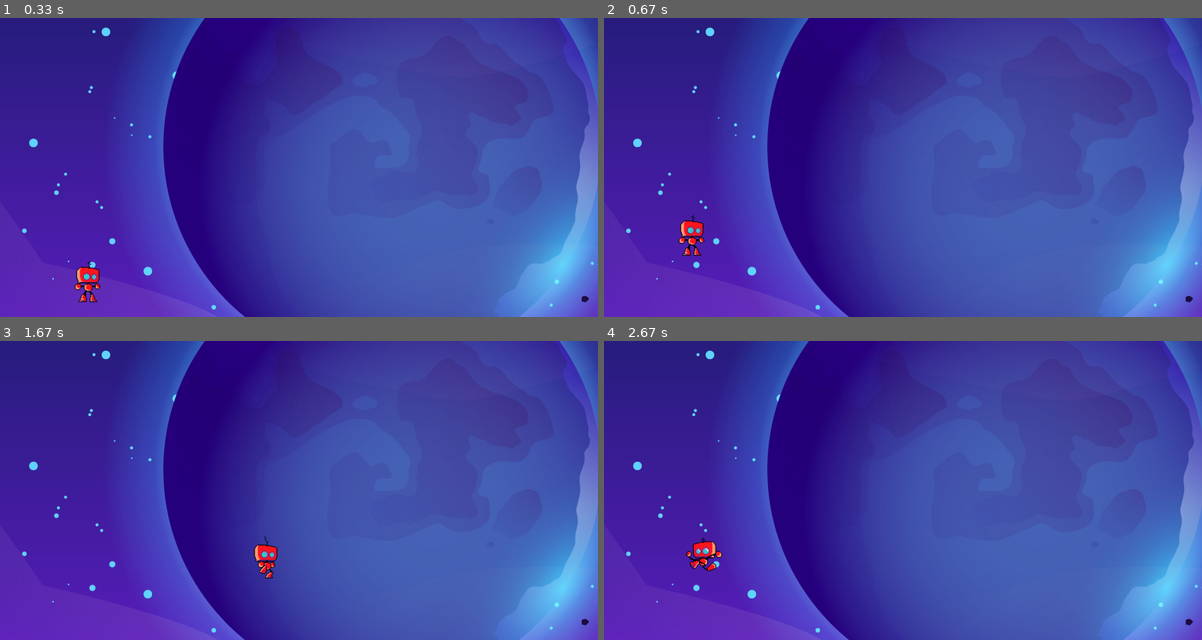
Above: before the commit, frames 1-4 (two rows, left to right).
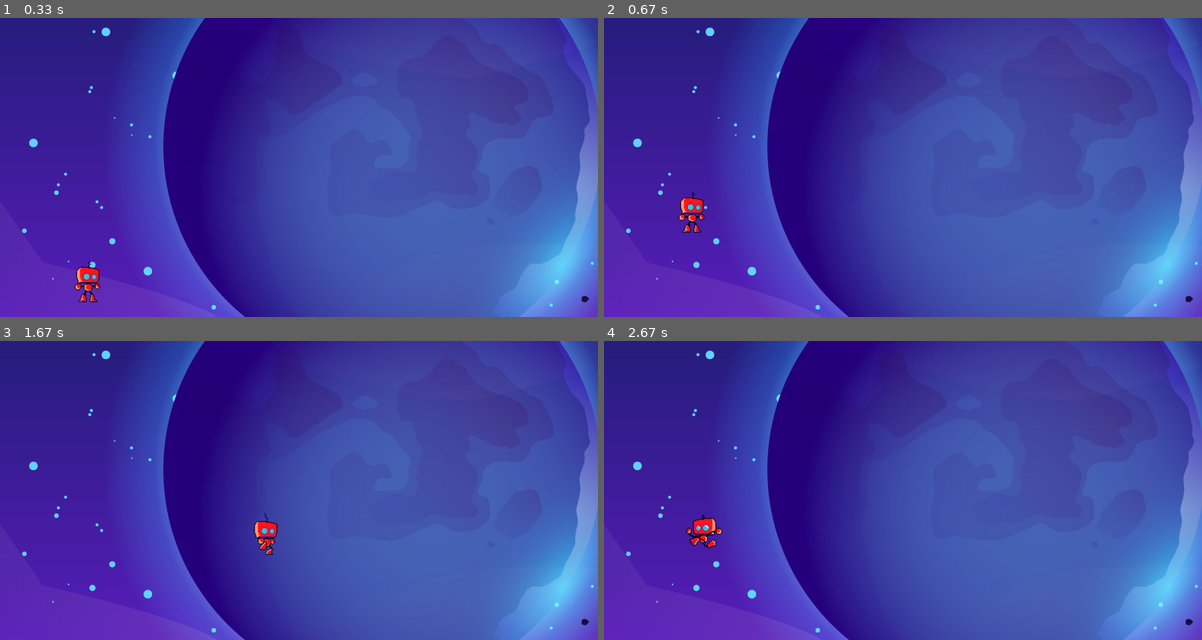
Above: after the commit, the same moments.

Repository: Gato62/MyGameOnPyGame
Game: pygame game, started from main.py
Two runs of this game, one before a commit and one after it. Both use one fixed random seed, a clock stepped at 60 frames per second and the inputs below.
Inputs:
- Up to frame 1 (0.33 s): no input
- Up to frame 2 (0.67 s): tap Space at 0.33 s
- Up to frame 3 (1.67 s): hold D 0.67-1.13 s; tap Space at 0.73, 1.03, 1.23, 1.53 s; hold D 1.17-1.63 s
- Up to frame 4 (2.67 s): hold A 1.67-2.2 s; tap Space at 1.73, 2.03, 2.3 s; hold A 2.23-2.63 s

Frame 1 is identical in both runs. In frame 2, 0.6% of the frame differs, in the area x 12-17%, y 58-80%; in frame 3, 0.6%; in frame 4, 0.7%, in the area x 13-20%, y 58-78%.

Commit message:
28.04.2023 add method jump in class Player

Diff:
--- a/main.py
+++ b/main.py
@@ -1,19 +1,20 @@
 import pygame
 import constants as const
-import player
+from player import Player
 import update
-from constants import WIDTH
+from constants import WIDTH, HEIGHT
 from player import walk_right, walk_left, idle_player
 
 
 clock = pygame.time.Clock()
 bg = pygame.image.load('backgrounds/background_moon.jpg')
+pl = Player()
 
 
 def main():
     walk_count = 0
     pygame.init()
-    screen = pygame.display.set_mode([const.WIDTH, const.HEIGHT])
+    screen = pygame.display.set_mode([WIDTH, HEIGHT])
     pygame.display.set_caption('MyFirstGame')
 
 # Main Cycle---------------------------------------------------|
@@ -21,35 +22,26 @@
         keys = pygame.key.get_pressed()
 
 # Walk---------------------------------------------------------|
-        if keys[pygame.K_a] and player.player_x > 20:
-            player.player_x -= const.SPEED_PLAYER
-        elif keys[pygame.K_d] and player.player_x < WIDTH - 100:
-            player.player_x += const.SPEED_PLAYER
+        if keys[pygame.K_a] and pl.player_x > 20:
+            pl.player_x -= const.SPEED_PLAYER
+        elif keys[pygame.K_d] and pl.player_x < WIDTH - 100:
+            pl.player_x += const.SPEED_PLAYER
         walk_count += 1
         if walk_count == len(walk_right):
             walk_count = 0
 
 # Jump---------------------------------------------------------|
-        if not player.is_Jump:
+        if not pl.is_Jump:
             if keys[pygame.K_SPACE]:
-                player.is_Jump = True
+                pl.is_Jump = True
         else:
-            if player.jump_count >= -10:
-                if player.jump_count > 0:
-                    player.player_y += player.jump_count ** 2 / 3
-                else:
-                    player.player_y -= player.jump_count ** 2 / 3
-                player.jump_count -= 1
-
-            else:
-                player.is_Jump = False
-                player.jump_count = 10
+            pl.jump()
 
 # Update-------------------------------------------------------|
         update.events()
         update.update(screen, clock, bg, walk_right, walk_left,
-                      idle_player, walk_count, player.player_x,
-                      player.player_y, keys)
+                      idle_player, walk_count, pl.player_x,
+                      pl.player_y, keys)
 
 
 if __name__ == '__main__':
--- a/player.py
+++ b/player.py
@@ -50,15 +50,25 @@
     pygame.image.load('sprites/idle_player/idle_1.png')
 ]
 
-# Start position----------------------------------------------|
-player_x = 200
-player_y = 150
-is_Jump = False
-jump_count = 10
-
 
 class Player:
+    is_Jump = False
+    jump_count = 10
+
+# Start position----------------------------------------------|
+    player_x = 200
+    player_y = 150
+
     def jump(self):
-        pass
+        if self.jump_count >= -10:
+            if self.jump_count > 0:
+                self.player_y += self.jump_count ** 2 / 2
+            else:
+                self.player_y -= self.jump_count ** 2 / 2
+            self.jump_count -= 1
+
+        else:
+            self.is_Jump = False
+            self.jump_count = 10
 
     pass
--- a/update.py
+++ b/update.py
@@ -14,13 +14,12 @@
 def update(screen, clock, bg, walk_right, walk_left,
            idle_player, walk_count, x, y, keys):
     screen.blit(bg, (0, 0))
-
-# Check player orie-----------------------------------------|
     if keys[pygame.K_a]:
         screen.blit(walk_left[walk_count], (x, HEIGHT - y))
     elif keys[pygame.K_d]:
         screen.blit(walk_right[walk_count], (x, HEIGHT - y))
     else:
         screen.blit(idle_player[0], (x, HEIGHT - y))
+
     pygame.display.flip()
     clock.tick(24)
